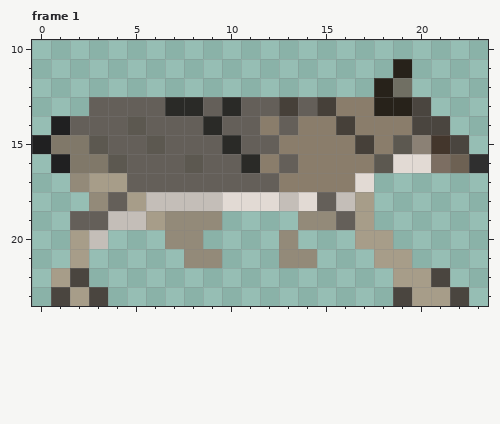
Pixel-art file: sources/sprites/wolf-walk-side.aseprite. Above, as it was before the edit.
24x24 pixels, 1 frame. Colours within 5 levels of each other are drawn and written as one. Shown: frame 1: x 0..23, y 10..23. The commit also changed other frames, which this record leaves out.
After:
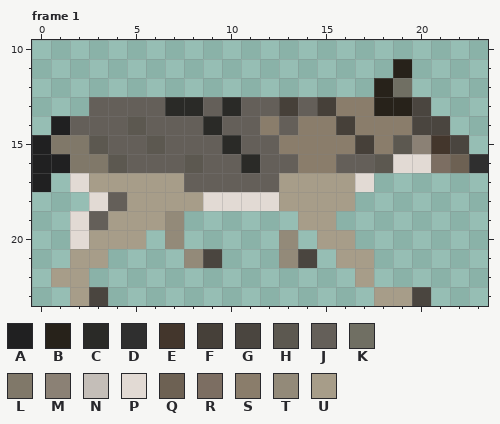
Palette (. is transparent): A #202021  B #27221a  C #2a2a27  D #2f2f2f  E #43362c  F #464039  G #4a453f  H #5c5850  J #645f59  K #706f63  L #807869  M #8b8175  N #c4beb8  P #e2dad4  Q #6d6153  R #7c6e62  S #8a7d6b  T #938a79  U #a79d89
Diff:
--- frame 1
@@ x 0..23 @@
 15 ALLHJJHJJJCJJSSSSFSHMEG.
-16 .ALLHJJJHJJCSJSSSSHPPRQD
-17 ..TUUJJJJJJJJSSSSP......
-18 ...TJUNNNNPPPNPJNU......
-19 ..JJNNUTTT....TTJU......
-20 ..UN...TT....T...UU.....
-21 ..U.....TT...TT...UU....
-22 .UG................UUG..
-23 .GUG...............GUUG.
+16 AALLHJJJHJJCJJSSJJHPPRQD
+17 A.PUUUUUJJJJJUUUUP......
+18 ...PJUUUUPPPPUUUU.......
+19 ..PJUUUT......UU........
+20 ..PUUU.T.....T.UU.......
+21 ..UU....TG...TG.UU......
+22 .UU..............U......
+23 ..UG..............UUG...
Pixel boxes of the changes (left, top, right, bottom) in both pictures:
changed: (32, 154, 469, 306)
